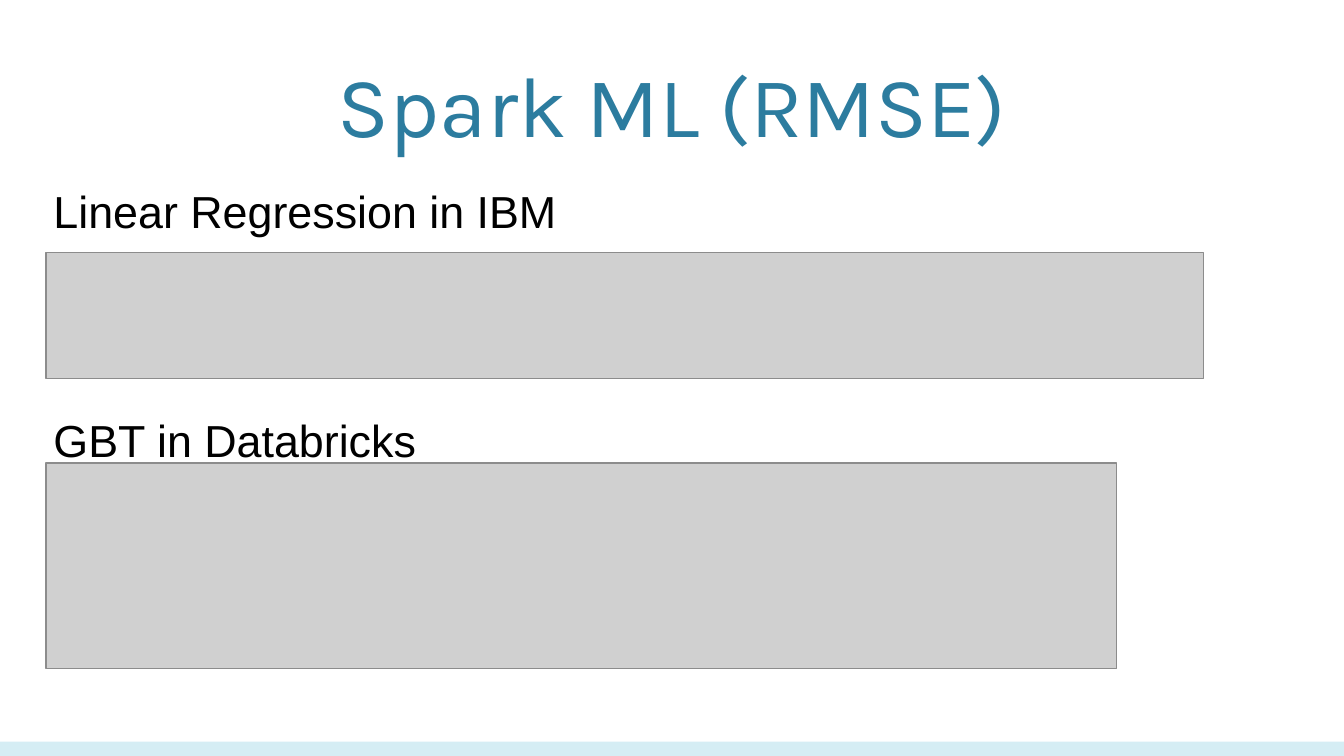
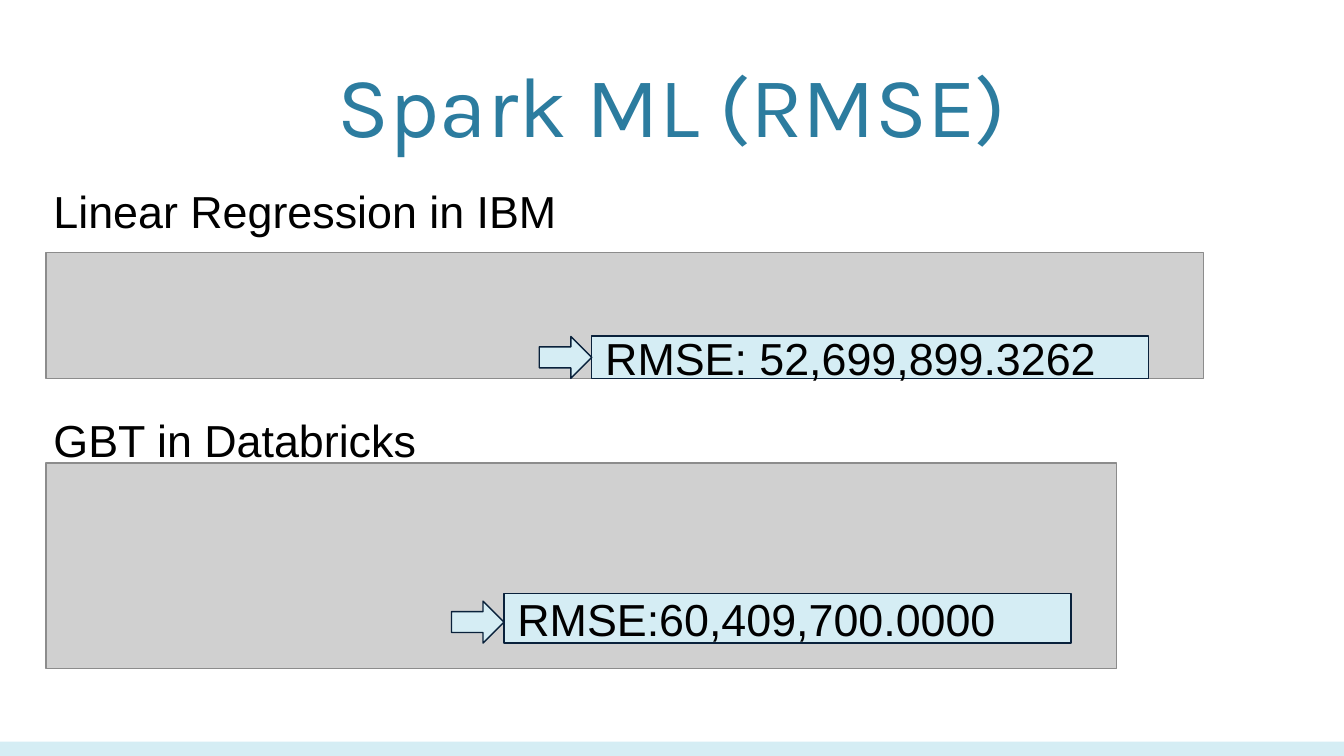
Before and after one commit to biranlicis/Movie-Box-Office-Machine-Learning, a slide deck: slide 25 of PPT CIS5560.pptx. Drawn at 1344x756 pixels with LibreOffice and Linux fonts; fonts in the diff are those of the drawing; grey boxes stand for pictures; background and template pictures are left out. Boxes give left, top, right and bottom in pixels: in the first picture for what was removed or moved away, otherwise in the second. Text is boxed around its words. In the diff, an @@ line names an element or a change of style, - is before the commit and + after.

```diff
--- a/PPT CIS5560.pptx
+++ b/PPT CIS5560.pptx
@@ right arrow added at <box>539,336,591,378</box>, fill #D5EDF4, outline #09213B 0.75 pt @@
@@ rectangle added at <box>591,336,1148,379</box>, fill #D5EDF4, outline #09213B 0.75 pt, 24 pt, text #000000 @@
+RMSE: 52,699,899.3262
@@ rectangle added at <box>504,593,1071,642</box>, fill #D5EDF4, outline #09213B 0.75 pt, 24 pt, text #000000 @@
+RMSE:60,409,700.0000
@@ right arrow added at <box>452,601,504,642</box>, fill #D5EDF4, outline #09213B 0.75 pt @@
```
Also in this commit, not shown: 17 other slides changed, 4 slides removed.
